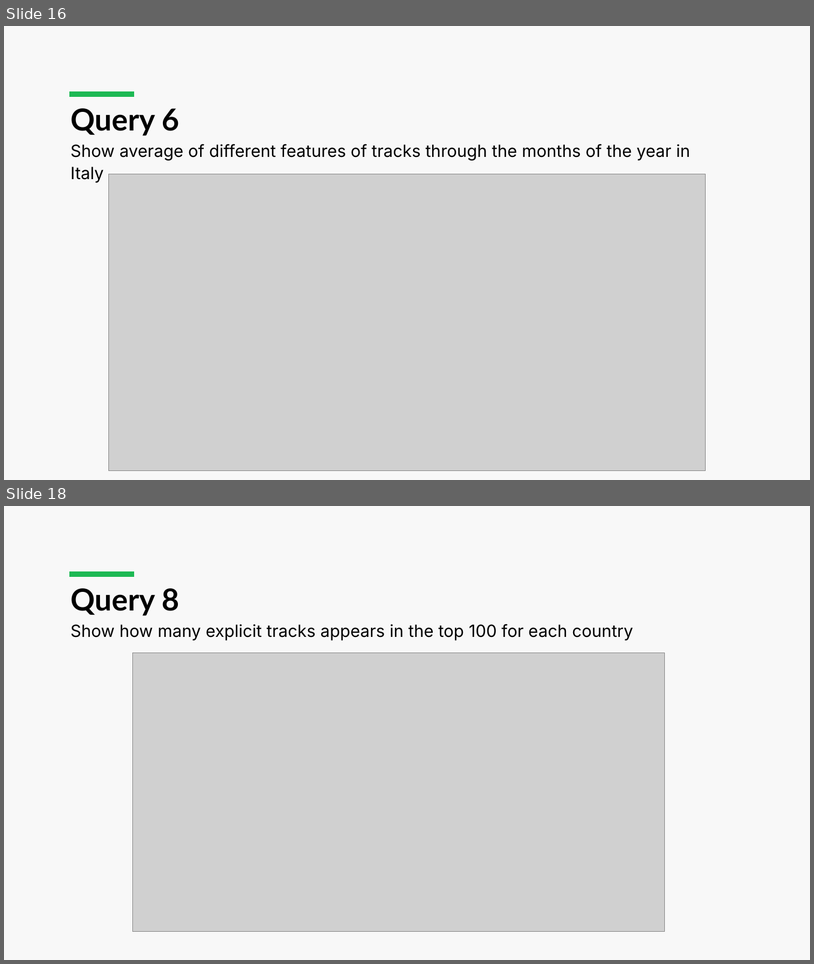
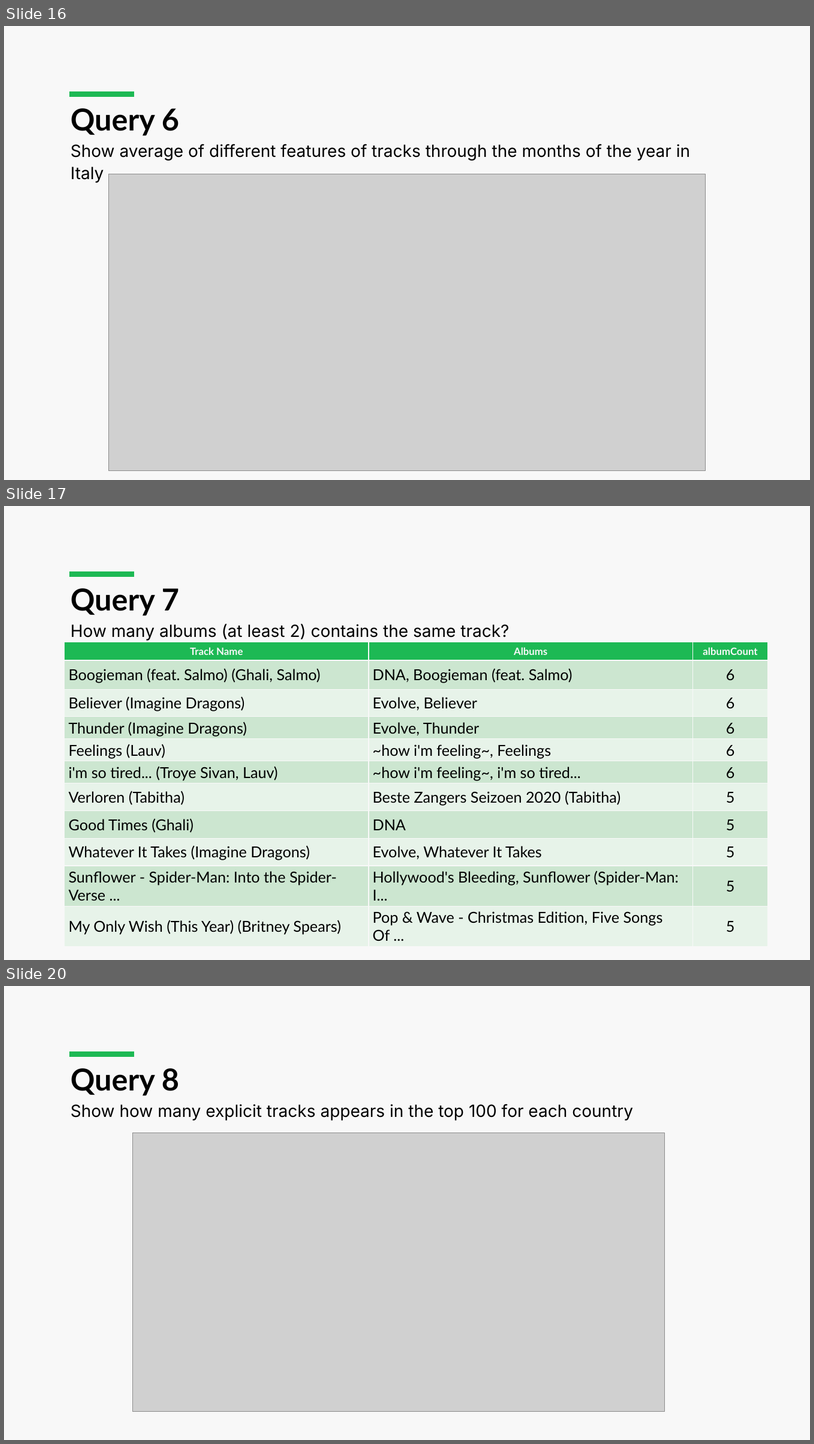
Before and after one commit to luca-martinelli-09/spotify-lod, a slide deck: Spotify_Presentation.pptx. Shown one above the other, each under a label of ours: slides 16 and 18 before the commit, slides 16, 17 and 20 after it; the slides between them are not shown. The pictures are 814x964 and 814x1444 pixels, drawn with LibreOffice and Linux fonts; fonts in the diff are those of the drawing; grey boxes stand for pictures. Boxes give left, top, right and bottom in pixels: in the first picture for what was removed or moved away, otherwise in the second. Text is boxed around its words. In the diff, an @@ line names an element or a change of style, - is before the commit and + after.

```diff
--- a/Spotify_Presentation.pptx
+++ b/Spotify_Presentation.pptx
@@ slide 17 added at (x1=4, y1=506, x2=810, y2=960), background #F8F8F8; not listed: 1 template element that a slide beside it also shows @@
@@ title added at (x1=71, y1=588, x2=179, y2=616), 36 pt, text #000000, bold @@
+Query 7
@@ text added at (x1=71, y1=624, x2=509, y2=640), 20 pt, text #000000 @@
+How many albums (at least 2) contains the same track?
@@ table added at (x1=65, y1=642, x2=768, y2=946), 11 rows, 3 columns @@
+Track Name | Albums | albumCount
+Boogieman (feat. Salmo) (Ghali, Salmo) | DNA, Boogieman (feat. Salmo) | 6
+Believer (Imagine Dragons) | Evolve, Believer | 6
+Thunder (Imagine Dragons) | Evolve, Thunder | 6
+Feelings (Lauv) | ~how i'm feeling~, Feelings | 6
+i'm so tired... (Troye Sivan, Lauv) | ~how i'm feeling~, i'm so tired... | 6
+Verloren (Tabitha) | Beste Zangers Seizoen 2020 (Tabitha) | 5
+Good Times (Ghali) | DNA | 5
+Whatever It Takes (Imagine Dragons) | Evolve, Whatever It Takes | 5
+Sunflower - Spider-Man: Into the Spider-Verse ... | Hollywood's Bleeding, Sunflower (Spider-Man: I... | 5
+My Only Wish (This Year) (Britney Spears) | Pop & Wave - Christmas Edition, Five Songs Of ... | 5
@@ what was slide 18 is now slide 20 @@
```
Also in this commit, not shown: 3 slides changed, 2 other slides added, 1 other file.
